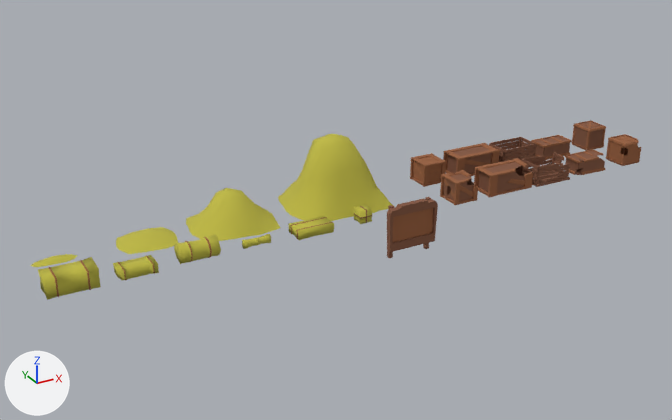
Renders of the Blender file Modelos/Cenario Cowboy/breder uv4.blend from each side of a commit.
One viewpoint serves both versions: a 50 mm camera at (-14.9, -22.1, 13.2) aimed at (-0.7, 3.7, 0.3). Arrows for +X, +Y and +Z are at lower left; the lights stay in place.

Names of what the first picture shows: 'Caixa.1', 'Caixa.1.quebrada', 'Caixa.2', 'Caixa.2.quebrada', 'Caixa.3', 'Caixa.3.quebrada', 'Caixa.4', 'Caixa.4.Tampa', 'Caixa.4.Tampa.quebrada', 'Caixa.4.quebrada', 'Caixa.5', 'Caixa.5.quebrada', 'Feno.1', 'Feno.10', 'Feno.3', 'Feno.8', 'Feno.9', 'Mural'.
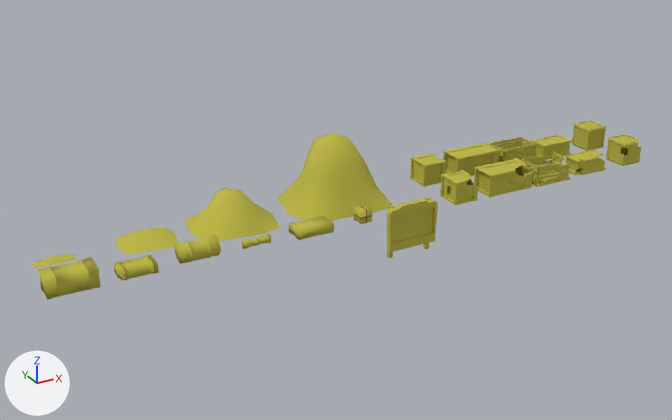
What changed in the scene script:
```text
Change me_mural:
    where me_mural.from_pydata(...)  # 48 vertices, 42 faces; spans x -0.88..0.88, y -0.1..0.22, z 0.0..1.8
    me_mural part 1: all 41 faces that had it switch from mat_material_marrom (brown #84563f) to mat_material_amarelo (yellow #beb843)
    me_mural part 2: all 1 face that had it switch from mat_material_marron_claro (brown #99603d) to mat_material_amarelo (yellow #beb843)
Change me_cube_036:
    where me_cube_036.from_pydata(...)  # 136 vertices, 98 faces; spans x -0.482..0.482, y -0.489..0.489, z 0.002..0.854
    remove me_cube_036.materials.append(mat_material_marron_claro)  # brown #99603d
    add me_cube_036.materials.append(mat_material_amarelo)  # yellow #beb843
Change me_cube_032:
    where me_cube_032.from_pydata(...)  # 120 vertices, 88 faces; spans x -0.98..0.98, y -0.49..0.49, z 0.0..0.85
    me_cube_032 part 3: all 6 faces that had it switch from mat_material_marrom (brown #84563f) to mat_material_amarelo (yellow #beb843)
    me_cube_032 part 4: all 82 faces that had it switch from mat_material_marron_claro (brown #99603d) to mat_material_amarelo (yellow #beb843)
Change me_cube_037:
    where me_cube_037.from_pydata(...)  # 200 vertices, 146 faces; spans x -0.81..0.81, y -0.52..0.52, z 0.0..0.82
    remove me_cube_037.materials.append(mat_material_marrom)  # brown #84563f
    add me_cube_037.materials.append(mat_material_amarelo)  # yellow #beb843
Change me_cube_044:
    where me_cube_044.from_pydata(...)  # 260 vertices, 220 faces; spans x -0.482..0.482, y -0.489..0.489, z 0.002..0.854
    me_cube_044 part 5: all 106 faces that had it switch from mat_material_marrom (brown #84563f) to mat_material_amarelo (yellow #beb843)
    me_cube_044 part 6: all 114 faces that had it switch from mat_material_marron_claro (brown #99603d) to mat_material_amarelo (yellow #beb843)
Change me_cube_045:
    where me_cube_045.from_pydata(...)  # 176 vertices, 147 faces; spans x -0.98..0.98, y -0.49..0.49, z 0.0..0.85
    me_cube_045 part 7: all 39 faces that had it switch from mat_material_marrom (brown #84563f) to mat_material_amarelo (yellow #beb843)
    me_cube_045 part 8: all 108 faces that had it switch from mat_material_marron_claro (brown #99603d) to mat_material_amarelo (yellow #beb843)
Change me_cube_046:
    where me_cube_046.from_pydata(...)  # 292 vertices, 234 faces; spans x -0.82..0.81, y -0.52..0.52, z 0.0..0.82
    remove me_cube_046.materials.append(mat_material_marrom)  # brown #84563f
    add me_cube_046.materials.append(mat_material_amarelo)  # yellow #beb843
Change me_cube_042:
    where me_cube_042.from_pydata(...)  # 80 vertices, 50 faces; spans x -0.472..0.472, y -0.472..0.472, z 0.0..0.921
    me_cube_042 part 9: all 44 faces that had it switch from mat_material_marron_claro (brown #99603d) to mat_material_amarelo (yellow #beb843)
    me_cube_042 part 10: all 6 faces that had it switch from mat_material_marrom (brown #84563f) to mat_material_amarelo (yellow #beb843)
Change me_cube_049:
    where me_cube_049.from_pydata(...)  # 207 vertices, 180 faces; spans x -0.472..0.472, y -0.472..0.472, z 0.0..0.921
    me_cube_049 part 11: 74 of the faces centred in x -0.458..0.461, y -0.461..0.458, z 0.0..0.921 switch from mat_material_marron_claro (brown #99603d) to mat_material_amarelo (yellow #beb843)
    me_cube_049 part 12: 106 of the faces centred in x -0.428..0.428, y -0.45..0.428, z 0.085..0.888 switch from mat_material_marron_claro (brown #99603d) to mat_material_amarelo (yellow #beb843)
Change me_cube_038:
    where me_cube_038.from_pydata(...)  # 24 vertices, 22 faces; spans x -0.715..0.715, y -0.401..0.401, z -0.023..0.515
    me_cube_038 part 13: all 9 faces that had it switch from mat_material_marron_claro (brown #99603d) to mat_material_amarelo (yellow #beb843)
    me_cube_038 part 14: all 13 faces that had it switch from mat_material_marrom (brown #84563f) to mat_material_amarelo (yellow #beb843)
Change me_cube_041:
    where me_cube_041.from_pydata(...)  # 40 vertices, 32 faces; spans x -0.729..0.711, y -0.408..0.392, z -0.032..0.044
    me_cube_041 part 15: all 31 faces that had it switch from mat_material_marron_claro (brown #99603d) to mat_material_amarelo (yellow #beb843)
    me_cube_041 part 16: all 1 face that had it switch from mat_material_marrom (brown #84563f) to mat_material_amarelo (yellow #beb843)
Change me_cube_047:
    where me_cube_047.from_pydata(...)  # 84 vertices, 88 faces; spans x -0.714..0.715, y -0.401..0.401, z -0.023..0.516
    me_cube_047 part 17: all 21 faces that had it switch from mat_material_marron_claro (brown #99603d) to mat_material_amarelo (yellow #beb843)
    me_cube_047 part 18: all 67 faces that had it switch from mat_material_marrom (brown #84563f) to mat_material_amarelo (yellow #beb843)
Change me_cube_048:
    where me_cube_048.from_pydata(...)  # 80 vertices, 74 faces; spans x -0.729..0.711, y -0.408..0.392, z -0.032..0.044
    me_cube_048 part 19: all 69 faces that had it switch from mat_material_marron_claro (brown #99603d) to mat_material_amarelo (yellow #beb843)
    me_cube_048 part 20: all 5 faces that had it switch from mat_material_marrom (brown #84563f) to mat_material_amarelo (yellow #beb843)
```

Where the change shows, as pixel boxes [x1, y1, x2, y2] in the pictures (672 x 420 px):
'Caixa.3.quebrada', recoloured (brown to yellow)
    both: [522, 152, 570, 187]
'Caixa.1', recoloured (brown to yellow)
    both: [410, 153, 446, 187]
'Caixa.3', recoloured (brown to yellow)
    both: [489, 137, 536, 162]
part 1 of me_mural, recoloured (brown to yellow)
    both: [387, 197, 438, 258]
part 2 of me_mural, recoloured (brown to yellow)
    both: [393, 208, 433, 242]
part 3 of me_cube_032, recoloured (brown to yellow)
    both: [447, 146, 492, 174]
part 4 of me_cube_032, recoloured (brown to yellow)
    both: [443, 143, 500, 176]
part 5 of me_cube_044, recoloured (brown to yellow)
    both: [443, 174, 475, 202]
part 6 of me_cube_044, recoloured (brown to yellow)
    both: [440, 170, 478, 205]
part 7 of me_cube_045, recoloured (brown to yellow)
    both: [478, 162, 526, 193]
part 8 of me_cube_045, recoloured (brown to yellow)
    both: [474, 158, 533, 198]
part 9 of me_cube_042, recoloured (brown to yellow)
    both: [571, 120, 606, 151]
part 10 of me_cube_042, recoloured (brown to yellow)
    both: [574, 122, 603, 148]
part 11 of me_cube_049, recoloured (brown to yellow)
    both: [606, 134, 641, 166]
part 12 of me_cube_049, recoloured (brown to yellow)
    both: [608, 136, 639, 164]
part 13 of me_cube_038, recoloured
    both: [535, 152, 570, 160]
part 14 of me_cube_038, recoloured (brown to yellow)
    both: [535, 143, 570, 157]
part 15 of me_cube_041, recoloured (brown to yellow)
    both: [531, 135, 572, 148]
part 16 of me_cube_041, recoloured
    both: [535, 136, 568, 145]
part 17 of me_cube_047, recoloured
    both: [569, 168, 605, 175]
part 18 of me_cube_047, recoloured (brown to yellow)
    both: [565, 156, 605, 175]
part 19 of me_cube_048, recoloured (brown to yellow)
    both: [565, 149, 603, 163]
part 20 of me_cube_048, recoloured
    both: [569, 151, 601, 161]
